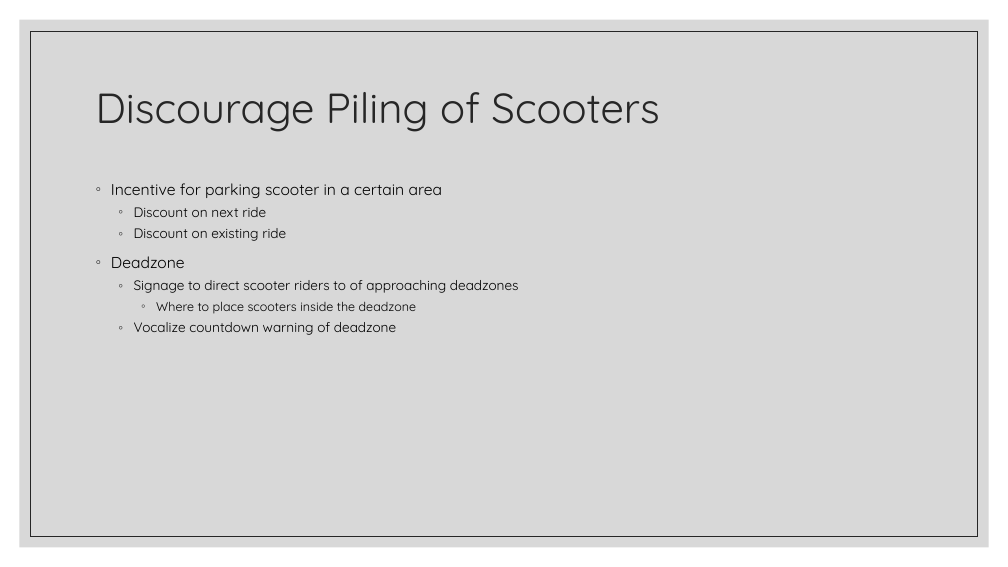
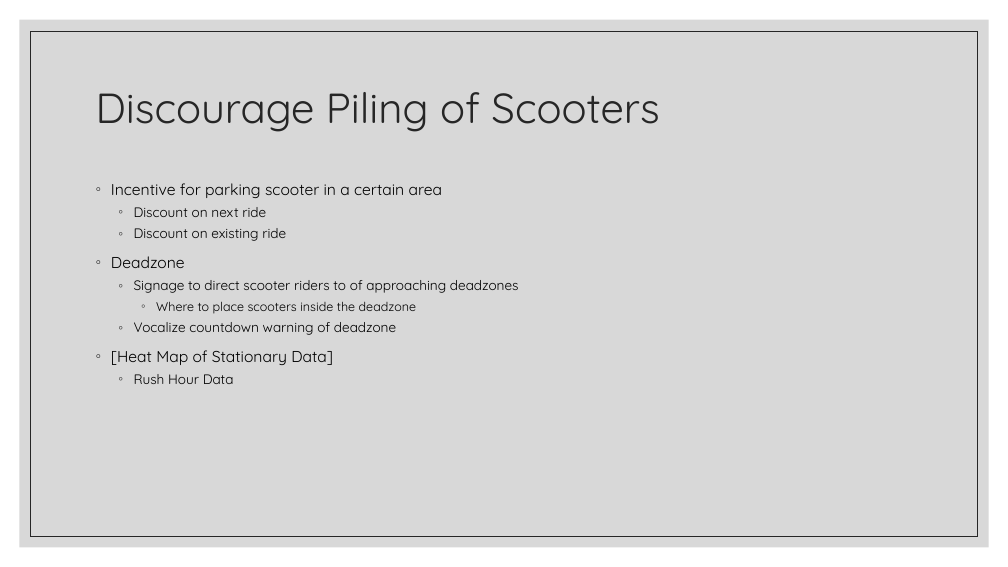
Before and after one commit to jojuka/nashville-scooters-scooter-snatchers, a slide deck: slide 6 of presentation.pptx. Drawn at 1008x567 pixels with LibreOffice and Linux fonts; fonts in the diff are those of the drawing. Boxes give left, top, right and bottom in pixels: in the first picture for what was removed or moved away, otherwise in the second. Text is boxed around its words. In the diff, an @@ line names an element or a change of style, - is before the commit and + after.

```diff
--- a/presentation.pptx
+++ b/presentation.pptx
@@ text at <box>111,350,333,384</box>: paragraphs added @@
+◦ [Heat Map of Stationary Data]
+  ◦ Rush Hour Data
```
Also in this commit, not shown: 1 other slide changed, 3 slides removed, 1 other file.
